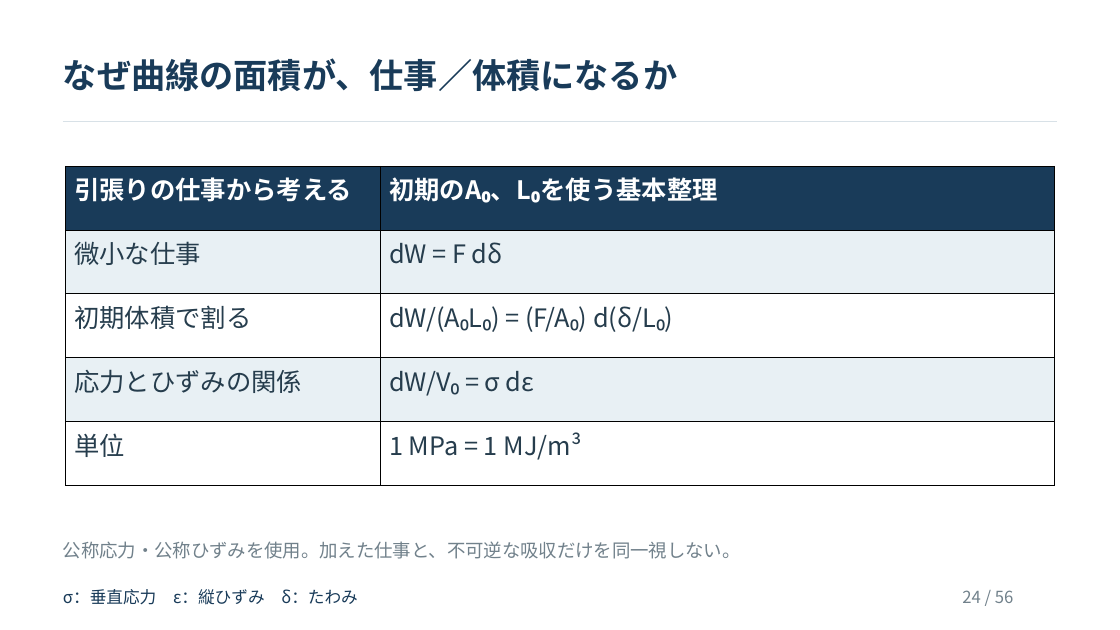
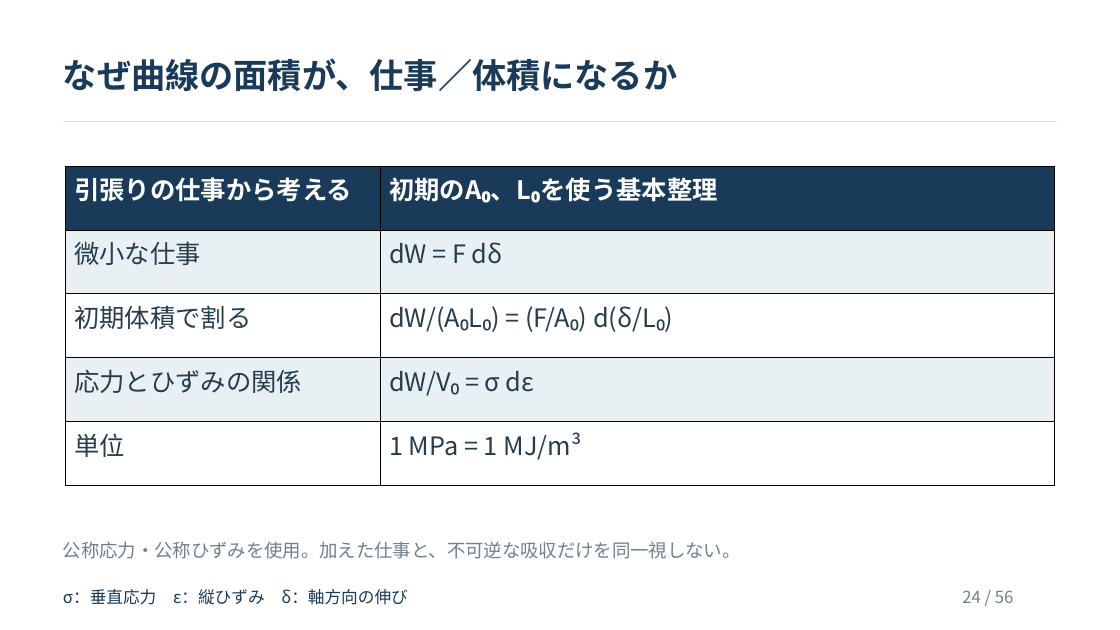
Before and after one commit to zooc-14calbp/industrial-materials-course, a slide deck: slide 24 of 学生用/第05回/05_授業スライド.pptx. Drawn at 1120x630 pixels with LibreOffice and Linux fonts; fonts in the diff are those of the drawing. Boxes give left, top, right and bottom in pixels: in the first picture for what was removed or moved away, otherwise in the second. Text is boxed around its words. In the diff, an @@ line names an element or a change of style, - is before the commit and + after.

```diff
--- a/学生用/第05回/05_授業スライド.pptx
+++ b/学生用/第05回/05_授業スライド.pptx
@@ text at (63,589,407,605): text changed @@
-σ：垂直応力 ε：縦ひずみ δ：たわみ
+σ：垂直応力 ε：縦ひずみ δ：軸方向の伸び
```
Also in this commit, not shown: 5 other slides changed, 1 slide added, 1 slide removed, 8 other files.
